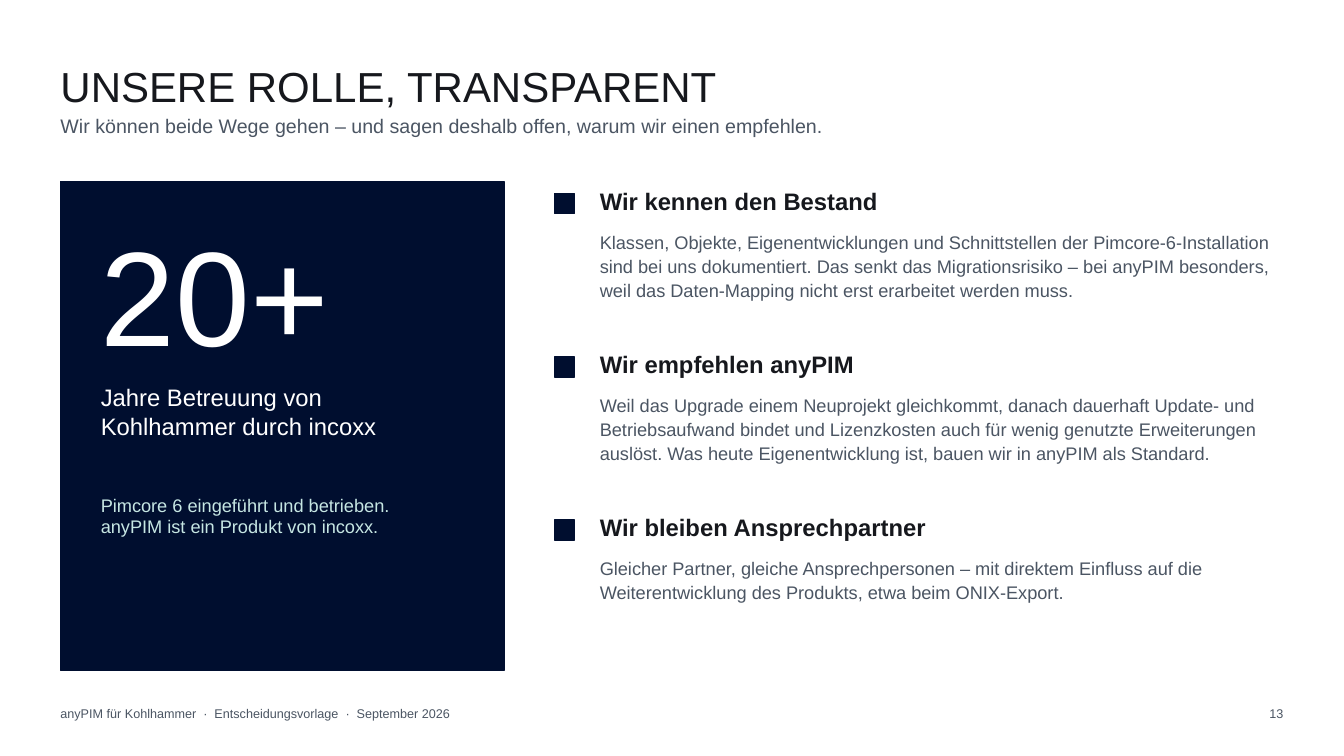
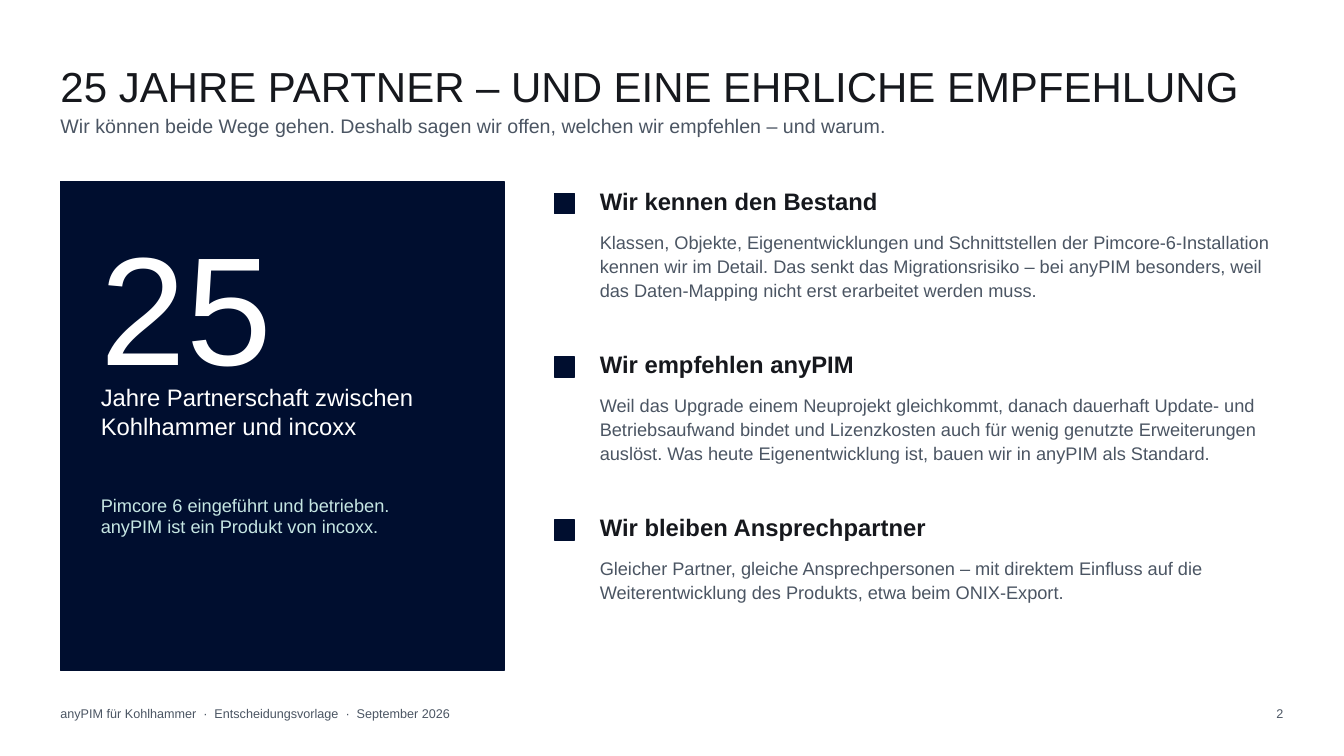
Before and after one commit to incoxx/publixx-pim, a slide deck: slide 2 of docs/sales/kohlhammer-anypim-vs-pimcore.pptx (slide 13 before the commit). Drawn at 1344x756 pixels with LibreOffice and Linux fonts; fonts in the diff are those of the drawing. Boxes give left, top, right and bottom in pixels: in the first picture for what was removed or moved away, otherwise in the second. Text is boxed around its words. In the diff, an @@ line names an element or a change of style, - is before the commit and + after.

```diff
--- a/docs/sales/kohlhammer-anypim-vs-pimcore.pptx
+++ b/docs/sales/kohlhammer-anypim-vs-pimcore.pptx
@@ text at (x1=60, y1=72, x2=1238, y2=103): text changed @@
-UNSERE ROLLE, TRANSPARENT
+25 JAHRE PARTNER – UND EINE EHRLICHE EMPFEHLUNG
@@ text at (x1=60, y1=119, x2=885, y2=137): text changed @@
-Wir können beide Wege gehen – und sagen deshalb offen, warum wir einen empfehlen.
+Wir können beide Wege gehen. Deshalb sagen wir offen, welchen wir empfehlen – und warum.
@@ text at (x1=600, y1=236, x2=1269, y2=301): text changed @@
-Klassen, Objekte, Eigenentwicklungen und Schnittstellen der Pimcore-6-Installation sind bei uns dokumentiert. Das senkt das Migrationsrisiko – bei anyPIM besonders, weil das Daten-Mapping nicht erst erarbeitet werden muss.
+Klassen, Objekte, Eigenentwicklungen und Schnittstellen der Pimcore-6-Installation kennen wir im Detail. Das senkt das Migrationsrisiko – bei anyPIM besonders, weil das Daten-Mapping nicht erst erarbeitet werden muss.
@@ text at (x1=101, y1=257, x2=272, y2=393): text changed; size 96 to 110 pt @@
-20+
+25
@@ text at (x1=101, y1=388, x2=413, y2=436): text changed @@
-Jahre Betreuung von Kohlhammer durch incoxx
+Jahre Partnerschaft zwischen Kohlhammer und incoxx
@@ text at (x1=1276, y1=709, x2=1283, y2=718): text changed @@
-13
+2
```
Also in this commit, not shown: 12 other slides changed, 1 slide added, 1 slide removed, 3 other files.
